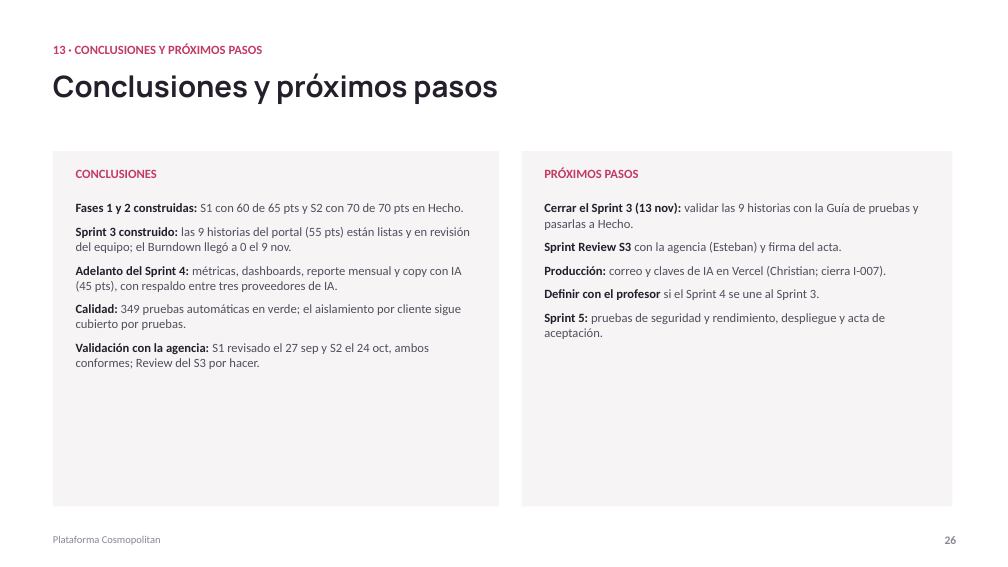
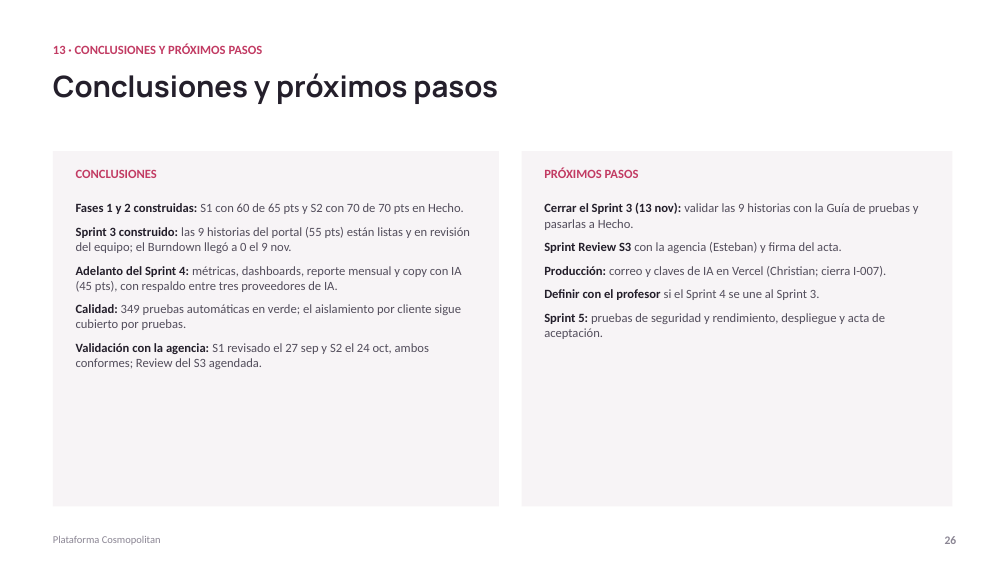
Before and after one commit to ChristianCuadra/capstone, a slide deck: slide 26 of Fase 2/Evidencias Proyecto/Presentación Proyecto.pptx. Drawn at 1008x567 pixels with LibreOffice and Linux fonts; fonts in the diff are those of the drawing. Boxes give left, top, right and bottom in pixels: in the first picture for what was removed or moved away, otherwise in the second. Text is boxed around its words. In the diff, an @@ line names an element or a change of style, - is before the commit and + after.

Commit message:
Sprint 3: Review agendada con la agencia; sprint en curso hasta el 13 nov

```diff
--- a/Fase 2/Evidencias Proyecto/Presentación Proyecto.pptx
+++ b/Fase 2/Evidencias Proyecto/Presentación Proyecto.pptx
@@ text at <box>76,343,429,369</box>: text changed @@
-Validación con la agencia: S1 revisado el 27 sep y S2 el 24 oct, ambos conformes; Review del S3 por hacer.
+Validación con la agencia: S1 revisado el 27 sep y S2 el 24 oct, ambos conformes; Review del S3 agendada.
```
Also in this commit, not shown: 1 other slide changed, 1 other file.
